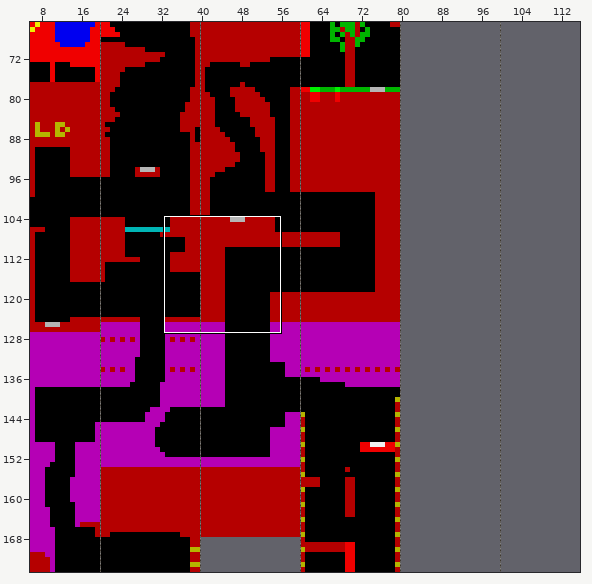
A Tiled map gets an edit: map/level.tmx. The picture above shows the old version from afar; the outline marks the close-up.
Close-up. Before the commit:
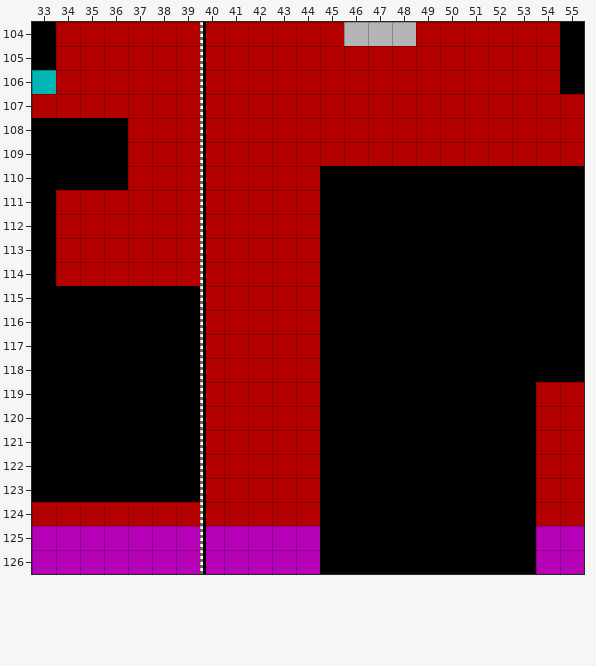
Cells are 8x8 px. Shown: x 33..55, y 104..126. The commit also changed other parts of the map, which this record leaves out.
Once edited:
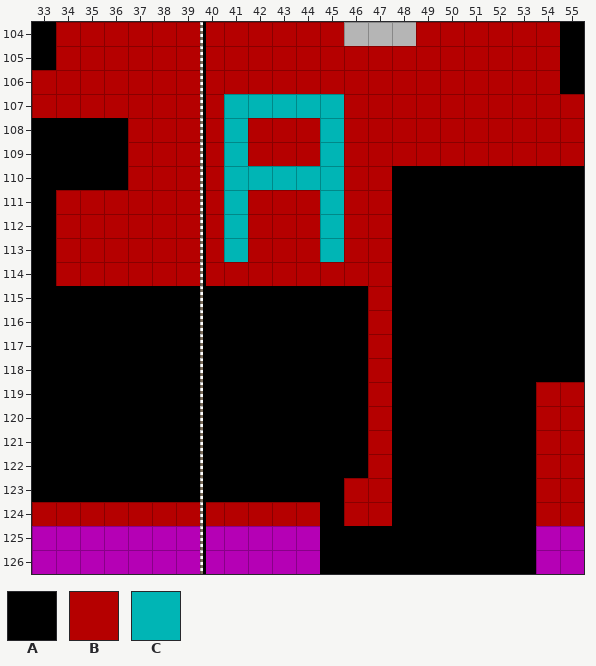
Key: from "Speccy-tiles": A 0, B 2, C 5.
_ is an empty cell.
Edits made:
{"where": "layer \"level1\""}
{"y":106,"x":33,"old":"C","new":"B"}
{"where": "layer \"niceroom\""}
{"y":107,"x":41,"old":"BBBBB","new":"CCCCC"}
{"y":108,"x":41,"old":"B","new":"C"}
{"y":108,"x":45,"old":"B","new":"C"}
{"y":109,"x":41,"old":"B","new":"C"}
{"y":109,"x":45,"old":"B","new":"C"}
{"y":110,"x":41,"old":"BBBBAAA","new":"CCCCCBB"}
{"y":111,"x":41,"old":"B","new":"C"}
{"y":111,"x":45,"old":"AAA","new":"CBB"}
{"y":112,"x":41,"old":"B","new":"C"}
{"y":112,"x":45,"old":"AAA","new":"CBB"}
{"y":113,"x":41,"old":"B","new":"C"}
{"y":113,"x":45,"old":"AAA","new":"CBB"}
{"y":114,"x":45,"old":"AAA","new":"BBB"}
{"y":115,"x":40,"old":"BBBBB","new":"AAAAA"}
{"y":115,"x":47,"old":"A","new":"B"}
{"y":116,"x":40,"old":"BBBBB","new":"AAAAA"}
{"y":116,"x":47,"old":"A","new":"B"}
{"y":117,"x":40,"old":"BBBBB","new":"AAAAA"}
{"y":117,"x":47,"old":"A","new":"B"}
{"y":118,"x":40,"old":"BBBBB","new":"AAAAA"}
{"y":118,"x":47,"old":"A","new":"B"}
{"y":119,"x":40,"old":"BBBBB","new":"AAAAA"}
{"y":119,"x":47,"old":"A","new":"B"}
{"y":120,"x":40,"old":"BBBBB","new":"AAAAA"}
{"y":120,"x":47,"old":"A","new":"B"}
{"y":121,"x":40,"old":"BBBBB","new":"AAAAA"}
{"y":121,"x":47,"old":"A","new":"B"}
{"y":122,"x":40,"old":"BBBBB","new":"AAAAA"}
{"y":122,"x":47,"old":"A","new":"B"}
{"y":123,"x":40,"old":"BBBBB","new":"AAAAA"}
{"y":123,"x":46,"old":"AA","new":"BB"}
{"y":124,"x":46,"old":"AA","new":"BB"}
